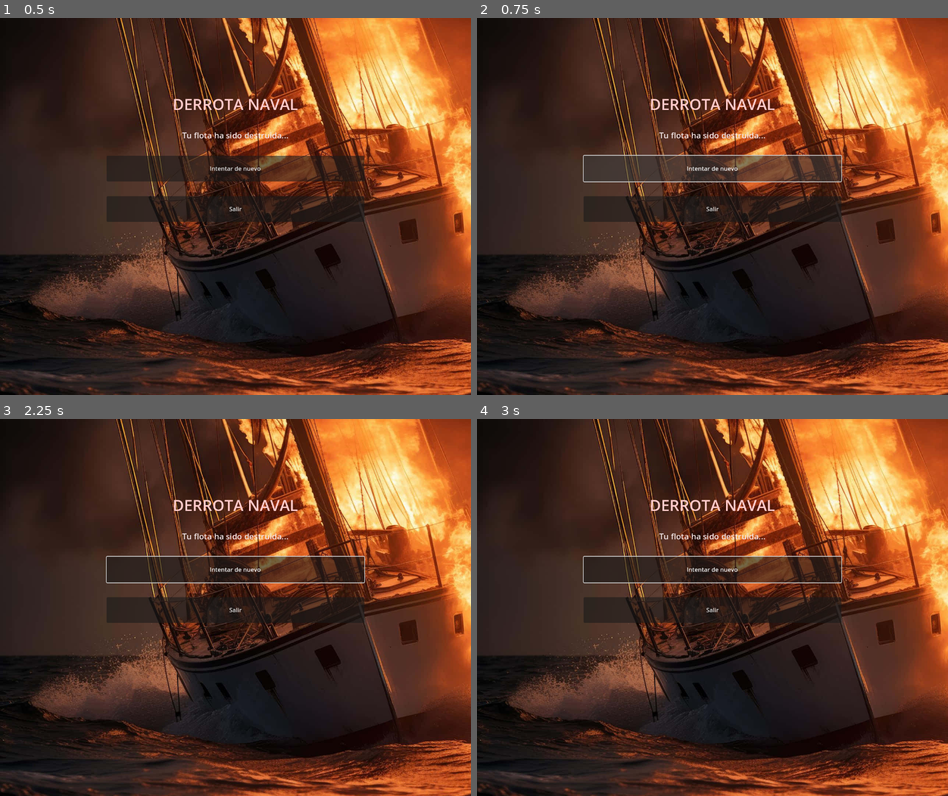
Above: before the commit, frames 1-4 (two rows, left to right).
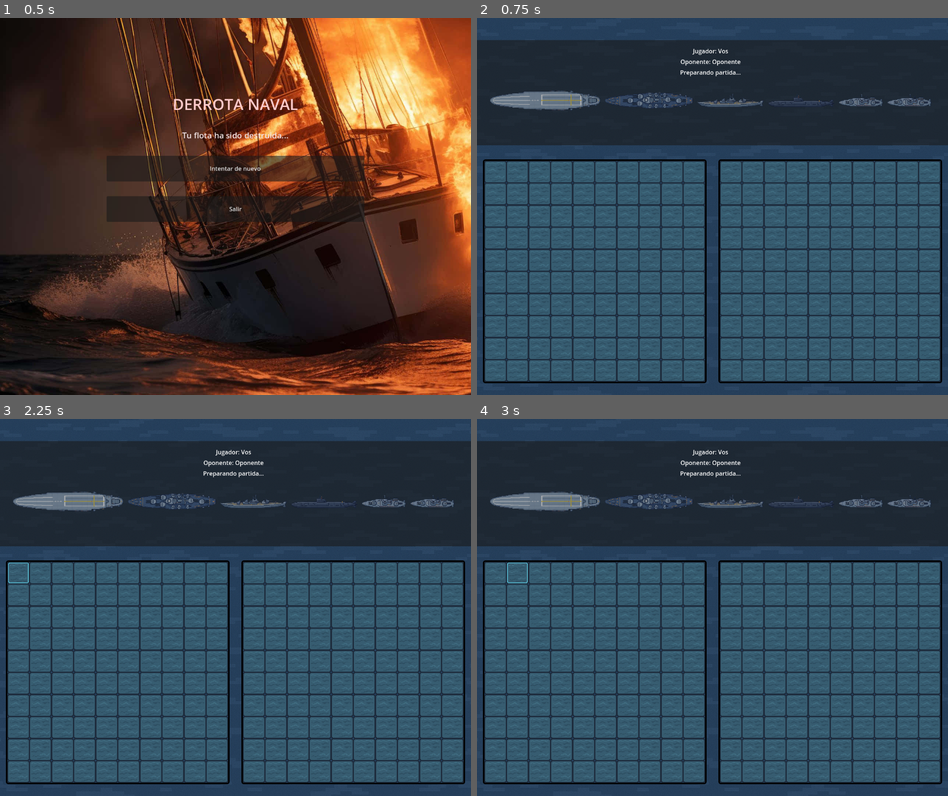
Above: after the commit, the same moments.

Repository: UNLAM-PROG-C/2025-PROGC-Q2-M2
Game: Godot game, scene res://scenes/game/lost.tscn
The game is run twice, just before and just after one commit, with the same random seed, the same clock (stepped at 60 frames per second) and the same inputs. This scene is started directly instead of the project's main scene.
Inputs (mouse positions are in pixels of both pictures, inside the frame that each line leads up to):
- Up to frame 1 (0.5 s): no input
- Up to frame 2 (0.75 s): click "Intentar de nuevo" at 0.5 s
- Up to frame 3 (2.25 s): click (235, 569) at 1.25 s, where only the run before the commit has a clickable "Intentar de nuevo"; click (18, 573) at 2.02 s
- Up to frame 4 (3 s): click (519, 573) at 2.77 s

Frame 1 is identical in both runs. In frame 2, 99% of the frame differs, in the area x 0-100%, y 0-100%; in frame 3, 99%; in frame 4, 99%.

Commit message:
Añadiendo win.gd, lost.gd, relación con sus versiones tscn y funcionamiento de botones

Diff:
--- a/TP-Integrador/scenes/game/lost.tscn
+++ b/TP-Integrador/scenes/game/lost.tscn
@@ -1,8 +1,10 @@
 [gd_scene load_steps=2 format=3 uid="uid://lost_scene_uid"]
 
 [ext_resource type="Texture2D" uid="uid://cj8xe3la1fpsm" path="res://assets/quemado.png" id="1"]
+[ext_resource type="Script" path="res://scripts/lost.gd" id="2"]
 
 [node name="LostScreen" type="Control"]
+script = ExtResource("2")
 layout_mode = 3
 anchors_preset = 15
 anchor_right = 1.0
--- a/TP-Integrador/scenes/game/won.tscn
+++ b/TP-Integrador/scenes/game/won.tscn
@@ -1,8 +1,10 @@
 [gd_scene load_steps=2 format=3 uid="uid://dlh68g6hq5v1"]
 
 [ext_resource type="Texture2D" uid="uid://dklgi6eaaepu3" path="res://assets/win.png" id="1"]
+[ext_resource type="Script" path="res://scripts/won.gd" id="2"]
 
 [node name="WinScreen" type="Control"]
+script = ExtResource("2")
 layout_mode = 3
 anchors_preset = 15
 anchor_right = 1.0
--- /dev/null
+++ b/TP-Integrador/scripts/lost.gd
@@ -0,0 +1,14 @@
+extends Control
+
+func _ready():
+    # Conectar botones
+    $Panel/RetryButton.pressed.connect(_on_retry_pressed)
+    $Panel/ExitButton.pressed.connect(_on_exit_pressed)
+
+func _on_retry_pressed():
+    # Reiniciar partida (cargar escena del juego)
+    get_tree().change_scene_to_file("res://scenes/game/board.tscn")
+
+func _on_exit_pressed():
+    # Volver al menú principal
+    get_tree().change_scene_to_file("res://main.tscn")
--- /dev/null
+++ b/TP-Integrador/scripts/won.gd
@@ -0,0 +1,14 @@
+extends Control
+
+func _ready():
+    # Conectar botones
+    $Panel/RetryButton.pressed.connect(_on_retry_pressed)
+    $Panel/ExitButton.pressed.connect(_on_exit_pressed)
+
+func _on_retry_pressed():
+    # Reiniciar partida (cargar escena del juego)
+    get_tree().change_scene_to_file("res://scenes/game/board.tscn")
+
+func _on_exit_pressed():
+    # Volver al menú principal
+    get_tree().change_scene_to_file("res://main.tscn")
Not shown, added: TP-Integrador/scripts/lost.gd.uid
Not shown, added: TP-Integrador/scripts/won.gd.uid
Not shown, changed: TP-Integrador/server/server.log
